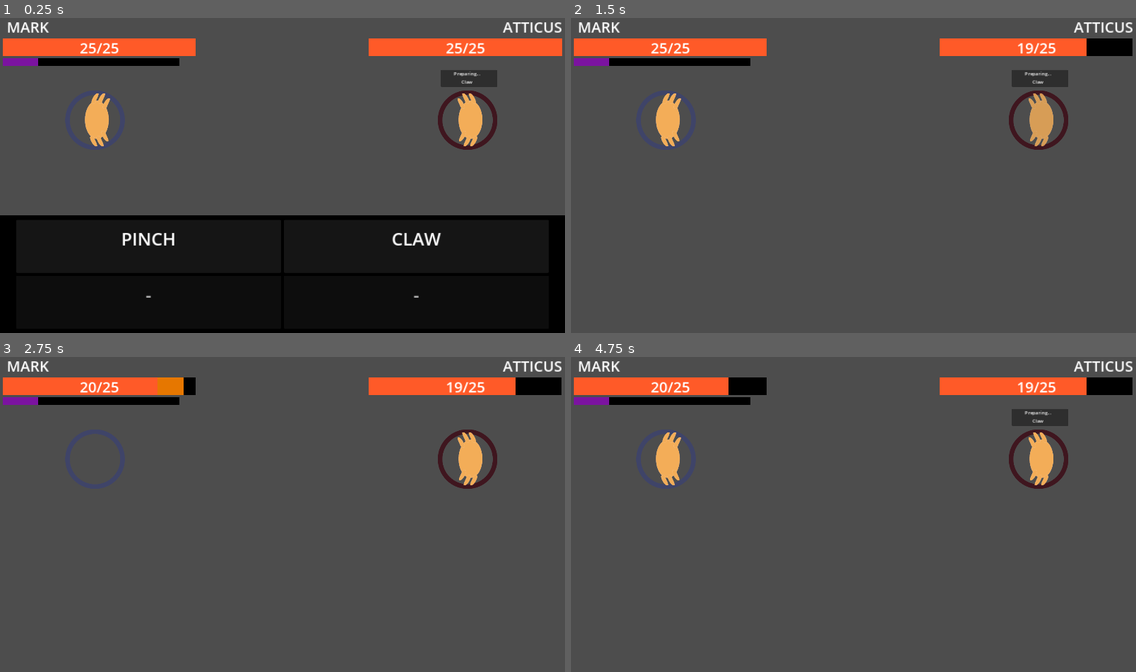
Above: before the commit, frames 1-4 (two rows, left to right).
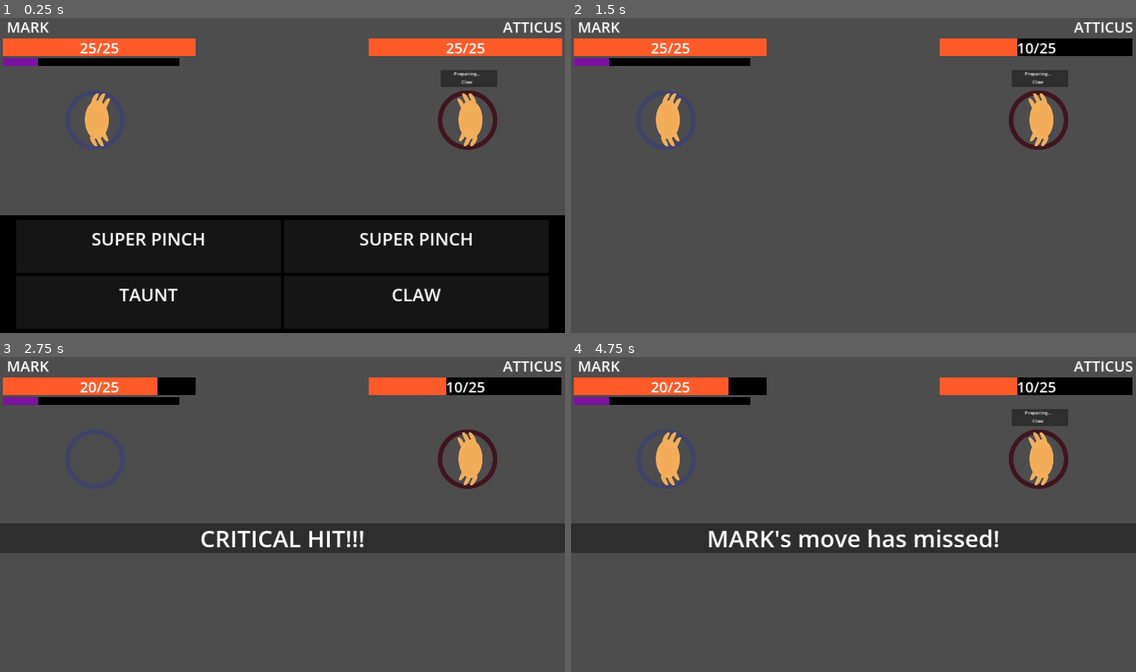
Above: after the commit, the same moments.

Repository: mathew-tran/theanajam24
Game: Godot game, scene res://Levels/Main.tscn
Two runs of this game, one before a commit and one after it. Both use one fixed random seed, a clock stepped at 60 frames per second and the inputs below.
Inputs (mouse positions are in pixels of both pictures, inside the frame that each line leads up to):
- Up to frame 1 (0.25 s): no input
- Up to frame 2 (1.5 s): click (717, 247) at 0.52 s; move the mouse to (977, 159) at 1.27 s; click (977, 159) at 1.35 s
- Up to frame 3 (2.75 s): move the mouse to (169, 530) at 2.02 s; click (169, 530) at 2.1 s
- Up to frame 4 (4.75 s): move the mouse to (910, 445) at 2.77 s; click (910, 445) at 2.85 s; move the mouse to (825, 577) at 3.52 s; click (825, 577) at 3.6 s; click (717, 586) at 4.27 s

The runs differ from the first frame. In frame 1, 1.4% of the frame differs, in the area x 16-84%, y 68-90%; in frame 2, 1.2%; in frame 3, 10%, in the area x 0-100%, y 6-63%; in frame 4, 9.8%.

Commit message:
be able to have different anims for different moves

Diff:
--- a/Content/Moves/Attacks/Pinch.tres
+++ b/Content/Moves/Attacks/Pinch.tres
@@ -1,13 +1,14 @@
-[gd_resource type="Resource" load_steps=2 format=3 uid="uid://23lkrnyikk4i"]
+[gd_resource type="Resource" load_steps=2 format=3 uid="uid://bd80hpemln2h6"]
 
-[ext_resource type="Script" path="res://Scripts/DataStructures/CrabMoveAttack.gd" id="1_d0ymv"]
+[ext_resource type="Script" path="res://Scripts/DataStructures/CrabMoveAttack.gd" id="1_on0nh"]
 
 [resource]
-script = ExtResource("1_d0ymv")
+script = ExtResource("1_on0nh")
 Damage = 2
-DamageBonus = 5
+DamageBonus = 3
 CritChance = 60
 TargetType = 1
 MoveName = "Pinch"
-MoveDescription = "Basic attack for all crabs!"
-Accuracy = 50
+MoveDescription = "Basic pinch attack"
+Accuracy = 65
+AnimType = 0
--- /dev/null
+++ b/Content/Moves/Attacks/Super Pinch.tres
@@ -0,0 +1,13 @@
+[gd_resource type="Resource" load_steps=2 format=3 uid="uid://cf1t58fj2swwd"]
+
+[ext_resource type="Script" path="res://Scripts/DataStructures/CrabMoveAttack.gd" id="1_sa2fw"]
+
+[resource]
+script = ExtResource("1_sa2fw")
+Damage = 5
+DamageBonus = 8
+CritChance = 60
+TargetType = 1
+MoveName = "Super Pinch"
+MoveDescription = "Deals higher damage, but hard chance to hit"
+Accuracy = 45
--- /dev/null
+++ b/Content/Moves/Attacks/Tackle.tres
@@ -0,0 +1,13 @@
+[gd_resource type="Resource" load_steps=2 format=3 uid="uid://chmhh8lh4sxi4"]
+
+[ext_resource type="Script" path="res://Scripts/DataStructures/CrabMoveAttack.gd" id="1_8grbl"]
+
+[resource]
+script = ExtResource("1_8grbl")
+Damage = 2
+DamageBonus = 2
+CritChance = 30
+TargetType = 1
+MoveName = "Tackle"
+MoveDescription = "Tackle the enemy. Has a high chance of hitting."
+Accuracy = 95
--- /dev/null
+++ b/Content/Moves/Attacks/Taunt.tres
@@ -0,0 +1,14 @@
+[gd_resource type="Resource" load_steps=2 format=3 uid="uid://b381ajjtucj7u"]
+
+[ext_resource type="Script" path="res://Scripts/DataStructures/CrabMoveAttack.gd" id="1_2h1f3"]
+
+[resource]
+script = ExtResource("1_2h1f3")
+Damage = 0
+DamageBonus = 0
+CritChance = 60
+TargetType = 1
+MoveName = "Taunt"
+MoveDescription = "Dance at the enemy"
+Accuracy = 100
+AnimType = 2
--- a/Levels/Main.tscn
+++ b/Levels/Main.tscn
@@ -1,12 +1,15 @@
-[gd_scene load_steps=8 format=3 uid="uid://es6nd57a2gp0"]
+[gd_scene load_steps=11 format=3 uid="uid://es6nd57a2gp0"]
 
 [ext_resource type="PackedScene" uid="uid://c4lv4viiojafv" path="res://Prefabs/CrabUnit.tscn" id="1_v801o"]
 [ext_resource type="PackedScene" uid="uid://bfirwcnlcdd2l" path="res://Prefabs/UI/UILayer.tscn" id="2_jdlnc"]
 [ext_resource type="Script" path="res://Scripts/BattleManager.gd" id="2_tgoci"]
 [ext_resource type="PackedScene" uid="uid://b0mgypkrapx7d" path="res://Prefabs/UI/UnitCircle.tscn" id="3_ogekb"]
-[ext_resource type="Resource" uid="uid://23lkrnyikk4i" path="res://Content/Moves/Attacks/Pinch.tres" id="5_5uqmp"]
+[ext_resource type="Resource" uid="uid://bd80hpemln2h6" path="res://Content/Moves/Attacks/Pinch.tres" id="5_5uqmp"]
 [ext_resource type="PackedScene" uid="uid://bedb4itmvv643" path="res://Prefabs/EnemyAI.tscn" id="6_3egmu"]
 [ext_resource type="Resource" uid="uid://csk58dlpc78v8" path="res://Content/Moves/Attacks/Claw.tres" id="6_4ip8s"]
+[ext_resource type="Resource" uid="uid://cf1t58fj2swwd" path="res://Content/Moves/Attacks/Super Pinch.tres" id="7_qv3gx"]
+[ext_resource type="Resource" uid="uid://chmhh8lh4sxi4" path="res://Content/Moves/Attacks/Tackle.tres" id="8_lmlji"]
+[ext_resource type="Resource" uid="uid://b381ajjtucj7u" path="res://Content/Moves/Attacks/Taunt.tres" id="9_ra2n1"]
 
 [node name="Node2D" type="Node2D"]
 
@@ -21,7 +24,7 @@
 [node name="Crab" parent="BattleManager/PlayerCircle" instance=ExtResource("1_v801o")]
 position = Vector2(8, -1)
 Name = "Mark"
-Moves = Array[Resource("res://Scripts/DataStructures/CrabMove.gd")]([ExtResource("5_5uqmp"), ExtResource("6_4ip8s")])
+Moves = Array[Resource("res://Scripts/DataStructures/CrabMove.gd")]([ExtResource("5_5uqmp"), ExtResource("6_4ip8s"), ExtResource("7_qv3gx"), ExtResource("8_lmlji"), ExtResource("7_qv3gx"), ExtResource("9_ra2n1")])
 
 [node name="EnemyCircle" parent="BattleManager" groups=["EnemyCircle"] instance=ExtResource("3_ogekb")]
 self_modulate = Color(1, 0, 0.105882, 1)
--- a/Scripts/Autoload/EventManager.gd
+++ b/Scripts/Autoload/EventManager.gd
@@ -8,3 +8,5 @@
 signal StartEnemyTurn
 signal CompleteEnemyTurn
 signal EnemyTelegraphAbility(abil : CrabUnit)
+
+signal MoveComplete
--- a/Scripts/Autoload/Helper.gd
+++ b/Scripts/Autoload/Helper.gd
@@ -12,15 +12,26 @@
 		return circle[0].get_child(0)
 	return null
 
-func DoMove(crabUnit, crabMove):
+func DoMove(crabUnit : CrabUnit, crabMove : CrabMove):
 	if is_instance_valid(crabMove) == false:
 		return
 
 	if crabMove.HasPassedAccuracyCheck():
 		var target = crabMove.DetermineTarget(crabUnit)
 		crabMove.PerformMove(target)
+		#Expect the move to give dialogue.
+		if crabMove.AnimType == CrabMove.ANIM.MOVE:
+			await crabUnit.AnimMove()
+
+		if crabMove.AnimType == CrabMove.ANIM.DANCE:
+			await crabUnit.AnimDance()
 	else:
 		EventManager.InjectBattleLog.emit(crabUnit.Name + "'s move has missed!")
+
+
+
+	await EventManager.BattleLogComplete
+	EventManager.MoveComplete.emit()
 
 func IsRoundOver():
 	var activePlayer = GetActivePlayer()
--- a/Scripts/Components/HealthComponent.gd
+++ b/Scripts/Components/HealthComponent.gd
@@ -20,6 +20,9 @@
 	if IsAlive() == false:
 		return
 
+	if amount == 0:
+		return
+
 	Amount -= amount
 	if Amount > 0:
 		OnTakeDamage.emit(self)
--- a/Scripts/CrabUnit.gd
+++ b/Scripts/CrabUnit.gd
@@ -18,6 +18,14 @@
 func GetRandomMove():
 	return Moves[randi() % len(Moves)]
 
+func GetRandomListOfMoves():
+	var moves = Moves
+	moves.shuffle()
+	var randomList = []
+	for x in range(0, 4):
+		randomList.append(moves[x])
+	return randomList
+
 func OnPlayerTakeDamage(_healthComponent: HealthComponent):
 	AnimCrabHit()
 
@@ -35,6 +43,21 @@
 
 	tween = get_tree().create_tween()
 	tween.tween_property(self, "position:x", originalX, .1).set_trans(Tween.TRANS_BACK)
+	await tween.finished
+
+func AnimDance():
+	var swayAmount = 5
+	var originalRotation = rotation_degrees
+	for x in range(0, swayAmount):
+		var tween = get_tree().create_tween()
+
+		if x % 2 == 0:
+			tween.tween_property(self, "rotation_degrees", rotation_degrees + 20, .1).set_trans(Tween.TRANS_BACK)
+		else:
+			tween.tween_property(self, "rotation_degrees", rotation_degrees - 20, .1).set_trans(Tween.TRANS_BACK)
+		await tween.finished
+	var tween = get_tree().create_tween()
+	tween.tween_property(self, "rotation_degrees", originalRotation, .1).set_trans(Tween.TRANS_BACK)
 	await tween.finished
 
 func AnimCrabHit():
--- a/Scripts/DataStructures/CrabMove.gd
+++ b/Scripts/DataStructures/CrabMove.gd
@@ -7,10 +7,17 @@
 	ENEMY
 }
 
+enum ANIM {
+	MOVE,
+	STILL,
+	DANCE
+}
+
 @export var TargetType : TARGET
 @export var MoveName : String
 @export var MoveDescription : String
 @export var Accuracy : int
+@export var AnimType : ANIM
 
 
 func PerformMove(target : CrabUnit):
--- a/Scripts/EnemyAI.gd
+++ b/Scripts/EnemyAI.gd
@@ -24,9 +24,8 @@
 func OnCompleteEnemyTurn():
 	var enemy = Helper.GetActiveEnemy()
 	if enemy.Health.IsAlive():
-		await enemy.AnimMove()
 		Helper.DoMove(enemy, NextMoveToUse)
-		await EventManager.BattleLogComplete
+		await EventManager.MoveComplete
 		NextMoveToUse = null
 	else:
 		EventManager.EnemyTelegraphAbility.emit(null)
--- a/Scripts/UI/BattleLog.gd
+++ b/Scripts/UI/BattleLog.gd
@@ -12,6 +12,10 @@
 	TargetXPosition = position.x
 	FlyAwayAnim()
 
+func FlyInAnim():
+	var tween = get_tree().create_tween()
+	tween.tween_property(self, "position:x", TargetXPosition, .2)
+
 func FlyAwayAnim():
 	var tween = get_tree().create_tween()
 	tween.tween_property(self, "position:x", 20000, .2)
@@ -22,8 +26,7 @@
 		Messages.append(message)
 		return
 	$Label.text = message
-	var tween = get_tree().create_tween()
-	tween.tween_property(self, "position:x", TargetXPosition, .2)
+	FlyInAnim()
 	bIsActive = true
 
 func _input(event):
@@ -36,8 +39,7 @@
 func OnFlyAwayComplete():
 	if len(Messages) > 0:
 		$Label.text = Messages.pop_back()
-		var tween = get_tree().create_tween()
-		tween.tween_property(self, "position:x", TargetXPosition, .2)
+		FlyInAnim()
 		return
 	EventManager.BattleLogComplete.emit()
 	bIsActive = false
--- a/Scripts/UI/MoveButton.gd
+++ b/Scripts/UI/MoveButton.gd
@@ -18,14 +18,11 @@
 		return
 
 	EventManager.PlayerStartAttack.emit()
-	await CrabUnitRef.AnimMove()
 	Helper.DoMove(CrabUnitRef, CrabMoveRef)
-
-	await EventManager.BattleLogComplete
+	await EventManager.MoveComplete
+	await get_tree().process_frame
 
 	EventManager.CompleteEnemyTurn.emit()
-
-
 
 func Setup(move : CrabMove, crab : CrabUnit):
 	ButtonRef.disabled = true
@@ -43,6 +40,7 @@
 		CrabMoveRef = move
 		CrabUnitRef = crab
 
+
 func SetDisable():
 	ButtonRef.disabled = true
 	MoveName.modulate = Color.DIM_GRAY
--- a/Scripts/UI/MovePanel.gd
+++ b/Scripts/UI/MovePanel.gd
@@ -1,6 +1,8 @@
 extends Panel
 
 var Moves = []
+
+signal MovePanelPopulated
 
 func _ready():
 	EventManager.PopulatePlayerData.connect(OnPopulatePlayerData)
@@ -14,11 +16,13 @@
 		Moves.append(child)
 
 func OnPopulatePlayerData(crab : CrabUnit):
+	var moves = crab.GetRandomListOfMoves()
 	for x in range(0, len(Moves)):
 		if len(crab.Moves) > x:
 			Moves[x].Setup(crab.Moves[x], crab)
 		else:
 			Moves[x].Setup(null, null)
+	MovePanelPopulated.emit()
 
 func OnInjectBattleLog(_message: String):
 	for move in Moves:
@@ -34,4 +38,6 @@
 func OnEnemyTelegraphAbility(_abil : CrabMove):
 	if Helper.IsRoundOver():
 		return
+	OnPopulatePlayerData(Helper.GetActivePlayer())
+	await MovePanelPopulated
 	visible = true
